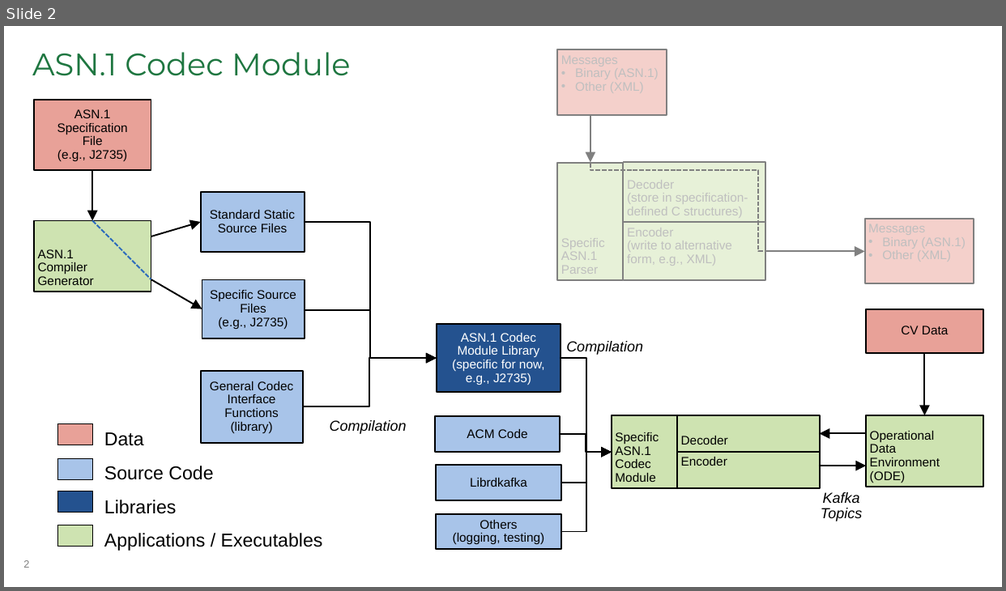
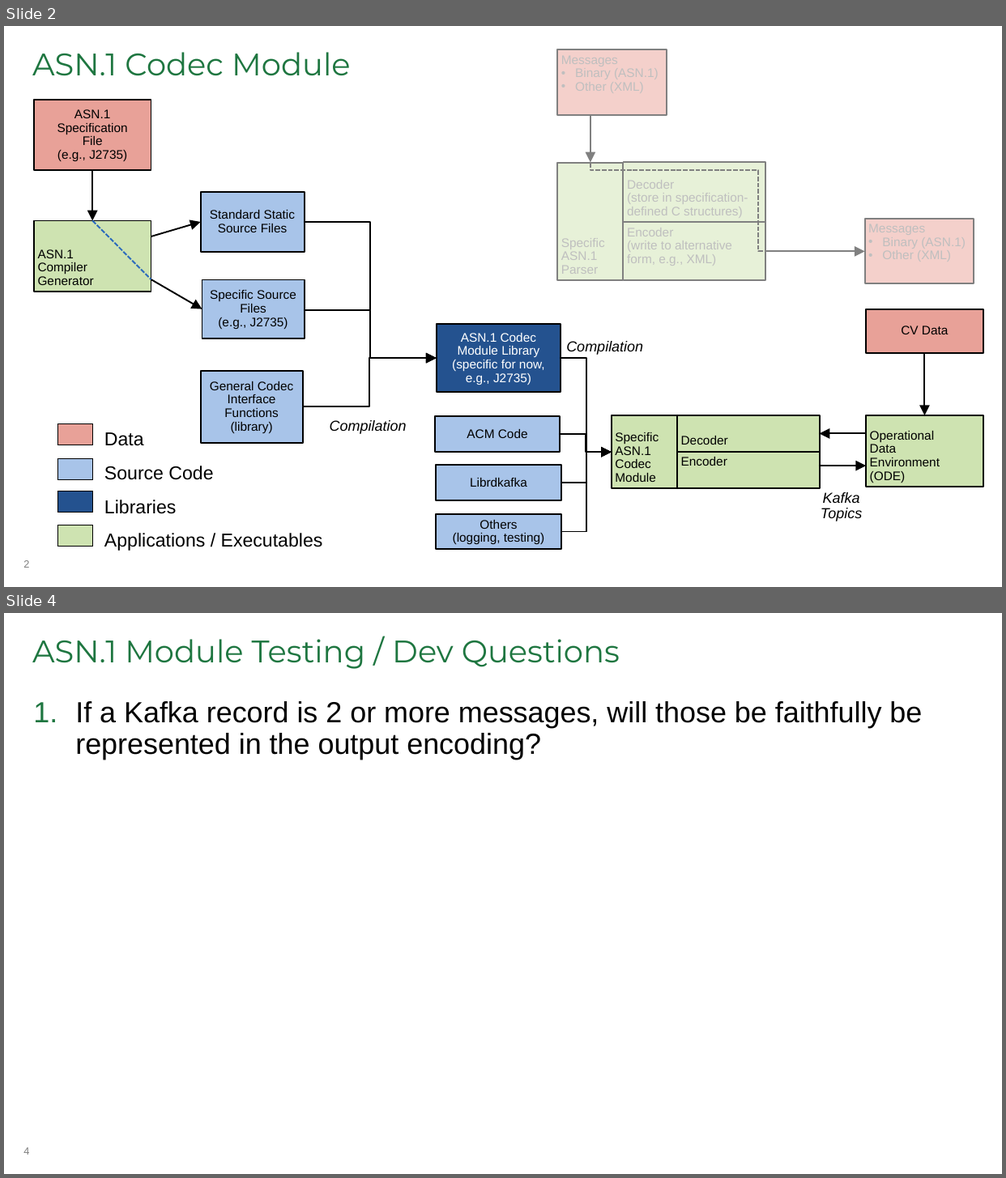
Before and after one commit to usdot-jpo-ode/asn1_codec, a slide deck: docs/acm.pptx. Shown one above the other, each under a label of ours: slide 2 before the commit, slides 2 and 4 after it; the slides between them are not shown. The pictures are 1006x591 and 1006x1178 pixels, drawn with LibreOffice and Linux fonts; fonts in the diff are those of the drawing. Boxes give left, top, right and bottom in pixels: in the first picture for what was removed or moved away, otherwise in the second. Text is boxed around its words. In the diff, an @@ line names an element or a change of style, - is before the commit and + after.

```diff
--- a/docs/acm.pptx
+++ b/docs/acm.pptx
@@ slide 4 added at [4, 613, 1002, 1174], background #FFFFFF; not listed: 1 template element that a slide beside it also shows @@
@@ title added at [32, 639, 620, 669], 30 pt, text #1E7640 @@
+ASN.1 Module Testing / Dev Questions
@@ text added at [75, 701, 922, 760], 28 pt, text #000000 @@
+1. If a Kafka record is 2 or more messages, will those be faithfully be represented in the output encoding?
```
Also in this commit, not shown: 1 other slide added.
